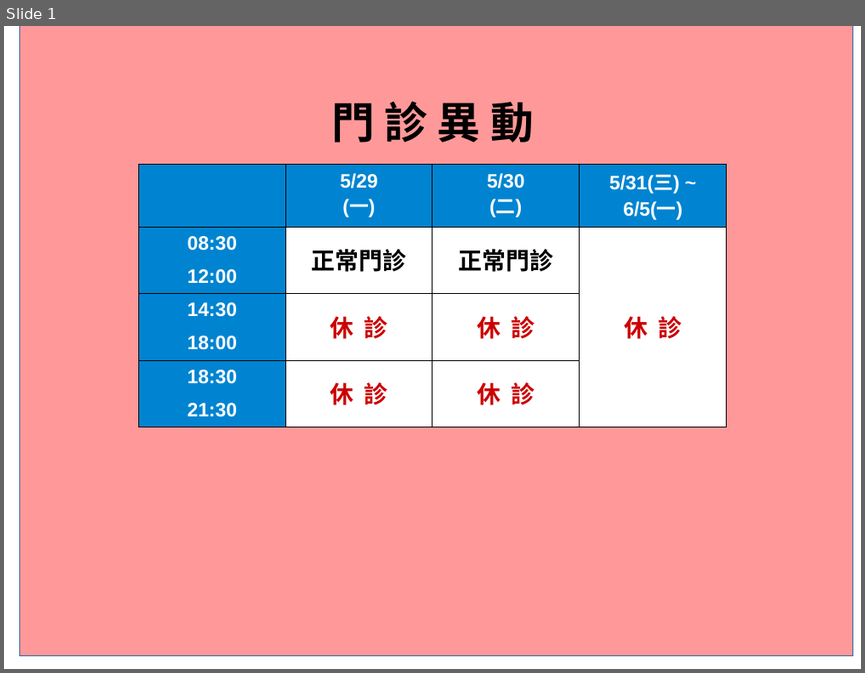
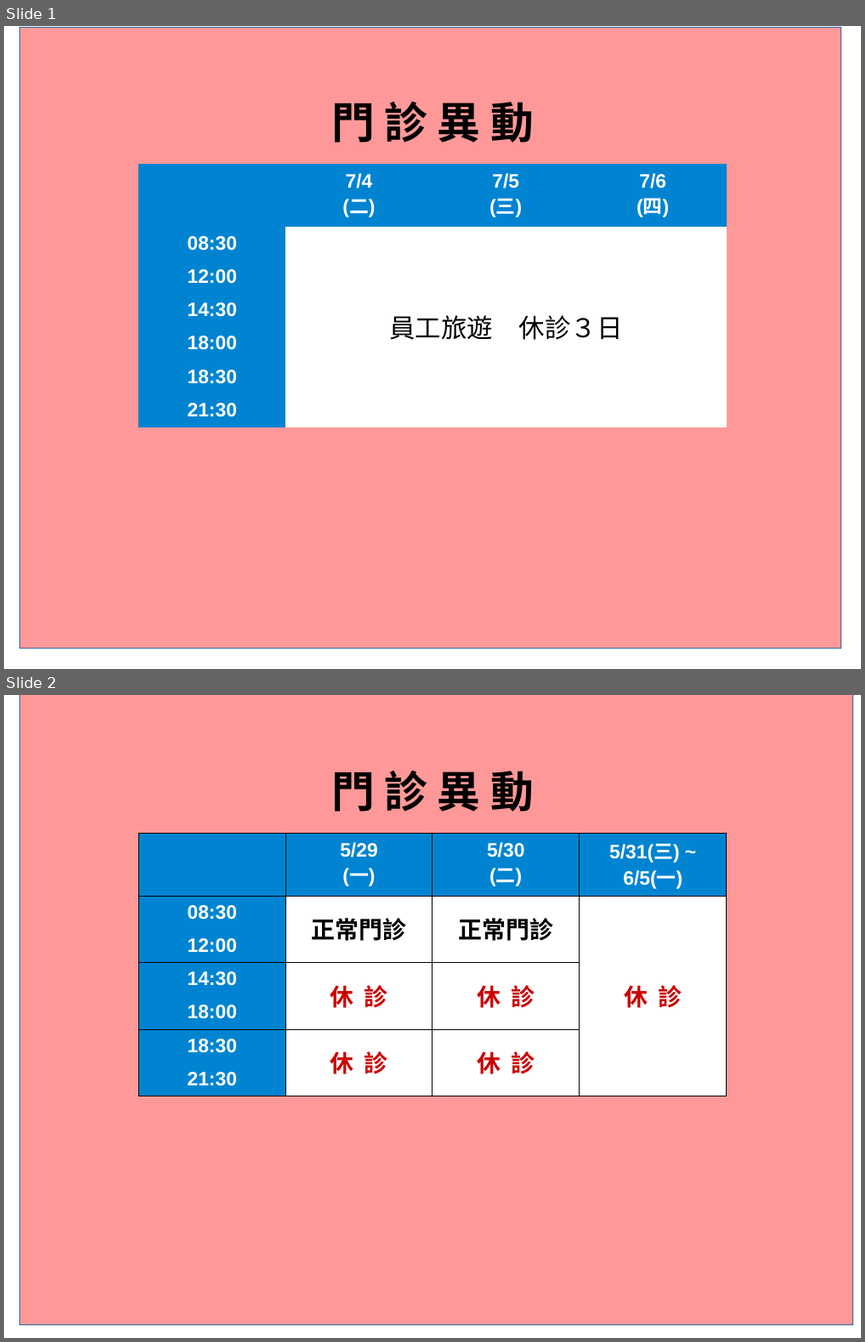
Before and after one commit to charming-clinic/charming-clinic.github.io, a slide deck: image/time2016.odp. Shown one above the other, each under a label of ours: slide 1 before the commit, slides 1 and 2 after it. The pictures are 865x673 and 865x1342 pixels, drawn with LibreOffice and Linux fonts; fonts in the diff are those of the drawing. Boxes give left, top, right and bottom in pixels: in the first picture for what was removed or moved away, otherwise in the second. Text is boxed around its words. In the diff, an @@ line names an element or a change of style, - is before the commit and + after.

```diff
--- a/image/time2016.odp
+++ b/image/time2016.odp
@@ slide 1 added at bbox=[4, 26, 861, 669], background #FFFFFF @@
@@ rectangle added at bbox=[19, 27, 841, 648], fill #FF9999, outline #3465A4 0 pt @@
@@ title added at bbox=[331, 101, 534, 142], 40 pt, text #000000, bold @@
+門 診 異 動
@@ table added at bbox=[138, 164, 726, 427], 4 rows, 4 columns @@
+ | 7/4 / (二) | 7/5 / (三) | 7/6 / (四)
+08:30 / 12:00 | 員工旅遊 休診３日 |  | 
+14:30 / 18:00 |  |  | 
+18:30 / 21:30 |  |  | 
@@ what was slide 1 is now slide 2 @@
```
Also in this commit, not shown: 3 other files.
